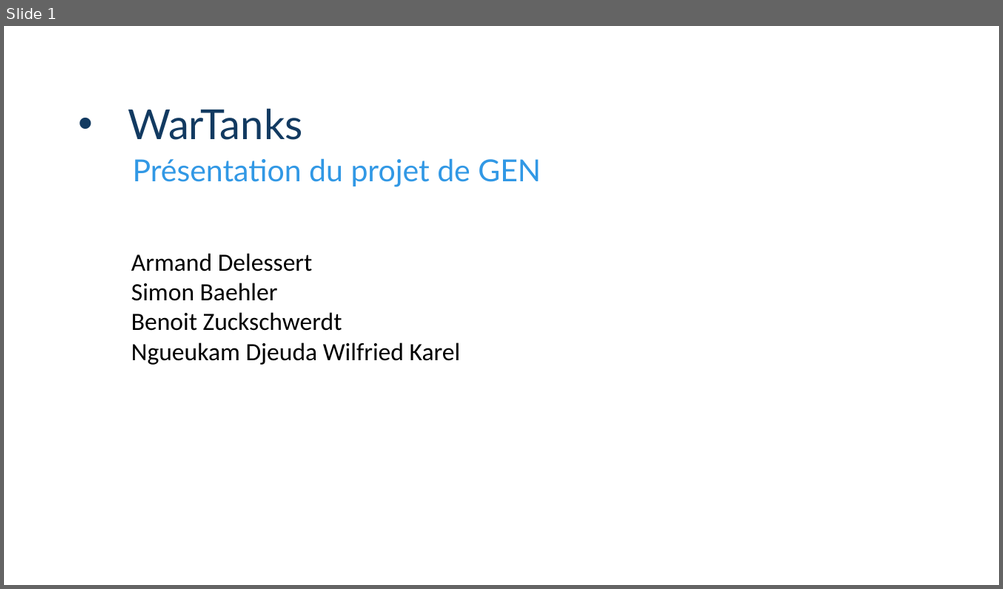
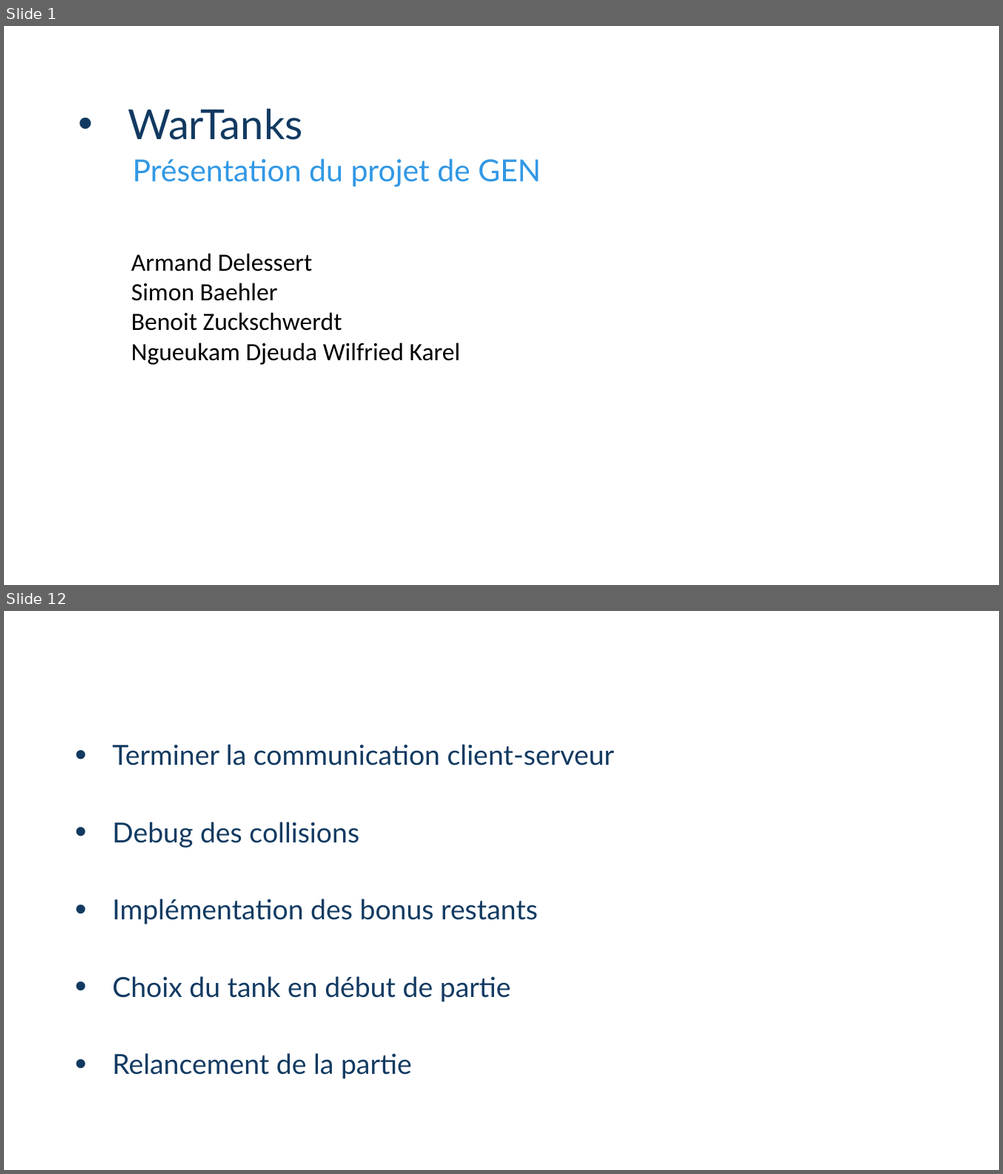
Before and after one commit to ArmandDelessert/WarTanks, a slide deck: doc/presentation/presentation.pptx. Shown one above the other, each under a label of ours: slide 1 before the commit, slides 1 and 12 after it; the slides between them are not shown. The pictures are 1003x589 and 1003x1174 pixels, drawn with LibreOffice and Linux fonts; fonts in the diff are those of the drawing; background and template pictures are left out. Boxes give left, top, right and bottom in pixels: in the first picture for what was removed or moved away, otherwise in the second. Text is boxed around its words. In the diff, an @@ line names an element or a change of style, - is before the commit and + after.

```diff
--- a/doc/presentation/presentation.pptx
+++ b/doc/presentation/presentation.pptx
@@ slide 12 added at (4,611,999,1170), background picture (left out) @@
@@ text added at (39,623,666,680), 24 pt, text #FFFFFF @@
+Développement restant
@@ text added at (112,744,614,1079), 20 pt, text #123A61 @@
+• Terminer la communication client-serveur
+• Debug des collisions
+• Implémentation des bonus restants
+• Choix du tank en début de partie
+• Relancement de la partie
```
Also in this commit, not shown: 4 slides changed, 7 other slides added, 7 slides removed, 8 other files.
